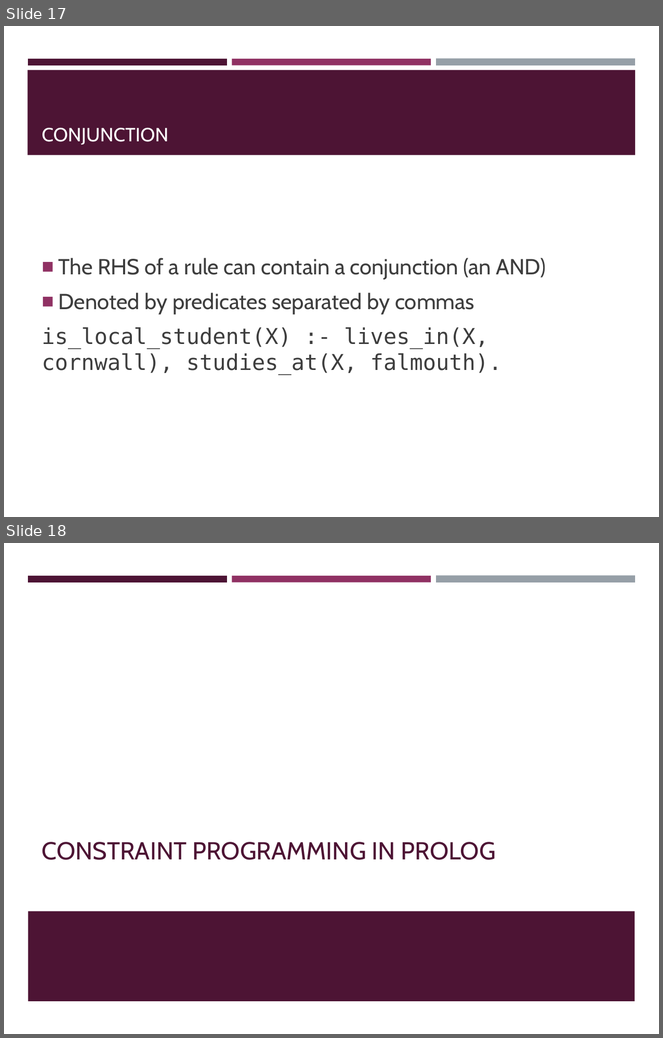
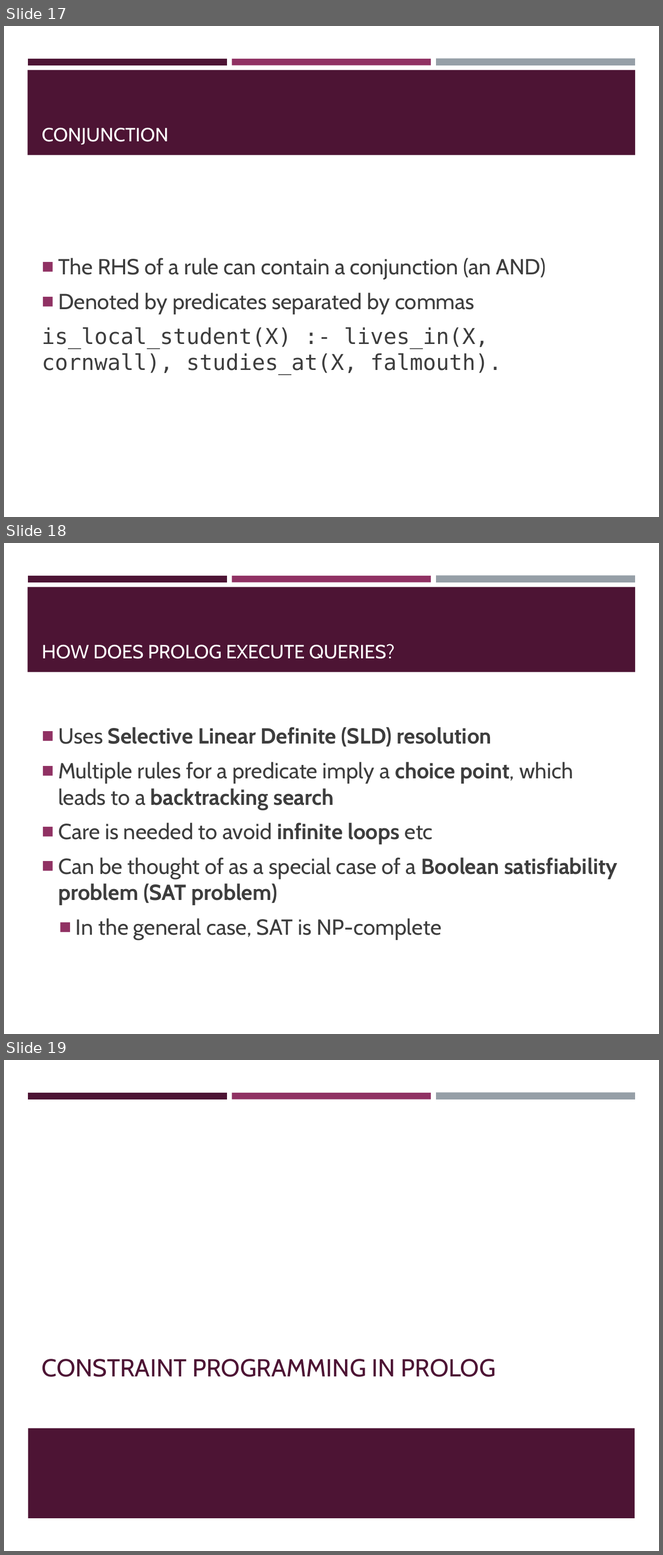
Before and after one commit to Falmouth-Games-Academy/m-course-materials, a slide deck: COMP702/10/2019-20-COMP702-10-lecture-materials.pptx. Shown one above the other, each under a label of ours: slides 17 and 18 before the commit, slides 17, 18 and 19 after it. The pictures are 663x1038 and 663x1555 pixels, drawn with LibreOffice and Linux fonts; fonts in the diff are those of the drawing. Boxes give left, top, right and bottom in pixels: in the first picture for what was removed or moved away, otherwise in the second. Text is boxed around its words. In the diff, an @@ line names an element or a change of style, - is before the commit and + after.

Commit message:
Tweaks to slides

```diff
--- a/COMP702/10/2019-20-COMP702-10-lecture-materials.pptx
+++ b/COMP702/10/2019-20-COMP702-10-lecture-materials.pptx
@@ slide 18 added at <box>4,543,659,1034</box>, background #FFFFFF; not listed: 4 template elements that a slide beside it also shows @@
@@ title added at <box>42,644,395,659</box>, 21 pt, text #FFFFFF @@
+HOW DOES PROLOG EXECUTE QUERIES?
@@ text added at <box>58,727,618,940</box>, 24 pt, text #3D3D3D @@
+■ Uses Selective Linear Definite (SLD) resolution
+■ Multiple rules for a predicate imply a choice point, which leads to a backtracking search
+■ Care is needed to avoid infinite loops etc
+■ Can be thought of as a special case of a Boolean satisfiability problem (SAT problem)
+  ■ In the general case, SAT is NP-complete
@@ what was slide 18 is now slide 19 @@
```
Also in this commit, not shown: 2 other files.
